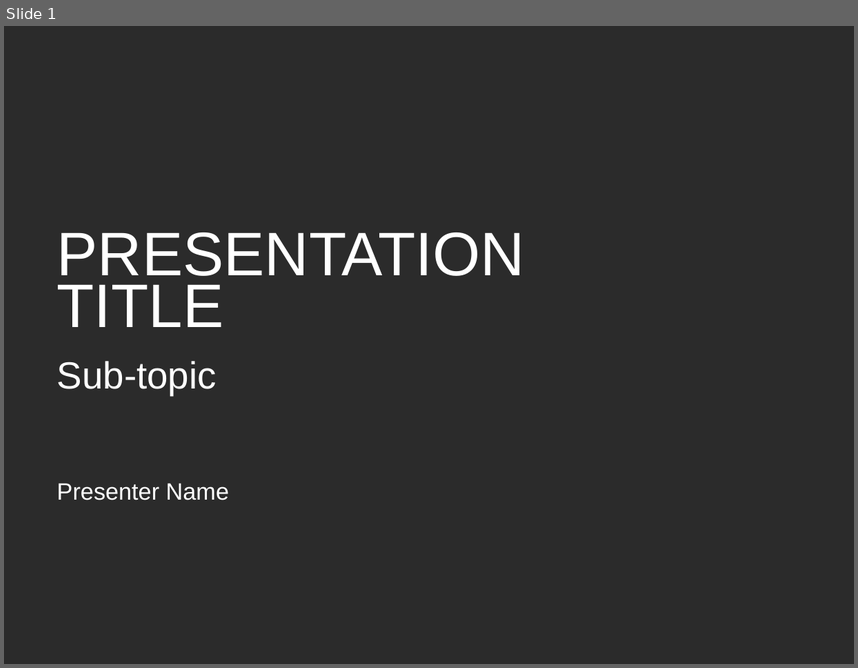
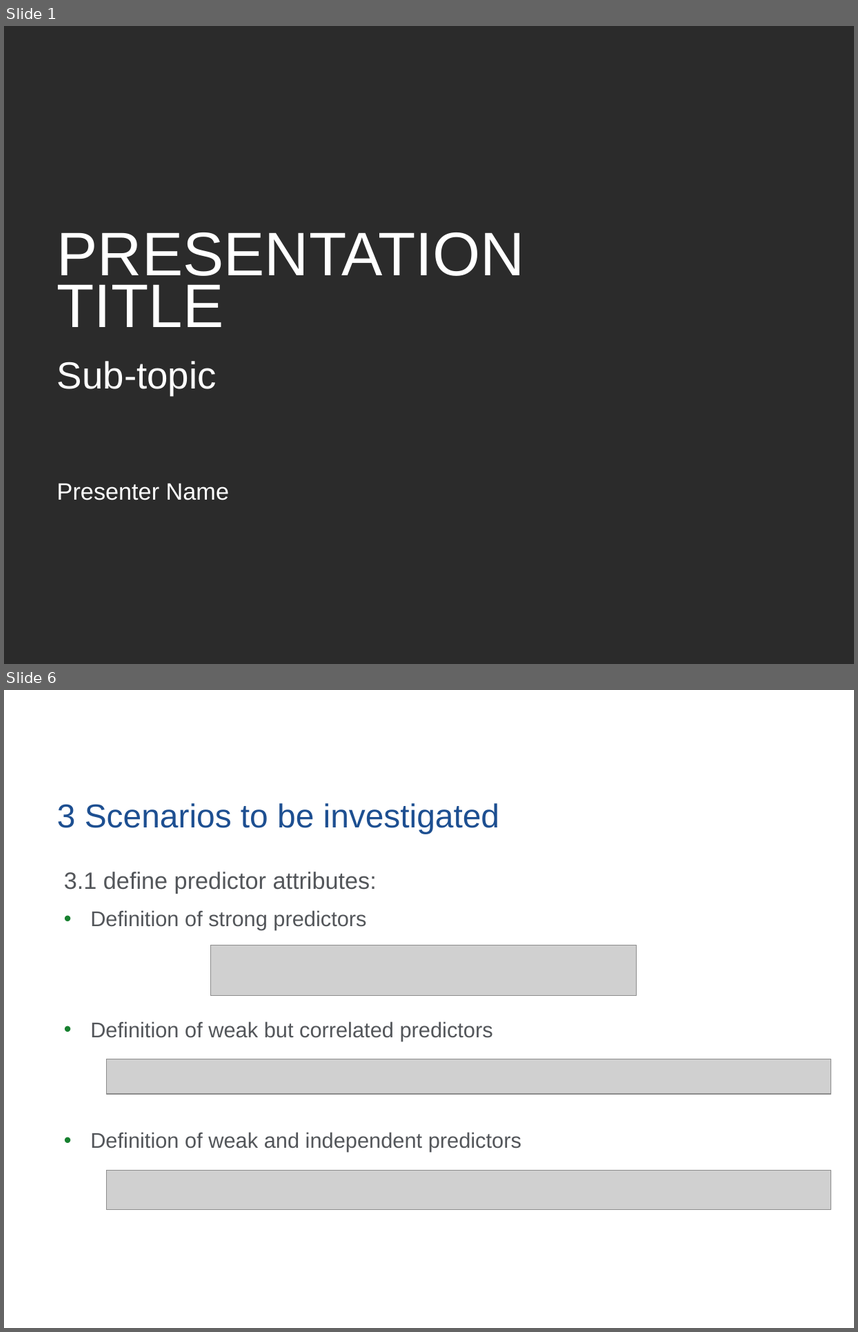
Before and after one commit to yuqimiao/p8160_project1_group7, a slide deck: slide_template/RS11023_Mailman_Standard_Template_12_2018.pptx. Shown one above the other, each under a label of ours: slide 1 before the commit, slides 1 and 6 after it; the slides between them are not shown. The pictures are 858x668 and 858x1332 pixels, drawn with LibreOffice and Linux fonts; fonts in the diff are those of the drawing; grey boxes stand for pictures; background and template pictures are left out; a plain dark background stands for a picture behind light text. Boxes give left, top, right and bottom in pixels: in the first picture for what was removed or moved away, otherwise in the second. Text is boxed around its words. In the diff, an @@ line names an element or a change of style, - is before the commit and + after.

```diff
--- a/slide_template/RS11023_Mailman_Standard_Template_12_2018.pptx
+++ b/slide_template/RS11023_Mailman_Standard_Template_12_2018.pptx
@@ slide 6 added at bbox=[4, 690, 854, 1328], background picture (left out) @@
@@ title added at bbox=[57, 803, 499, 834], 28 pt, text #1D4F91 @@
+3 Scenarios to be investigated
@@ text added at bbox=[64, 871, 522, 1152], 18 pt, text #53565A @@
+3.1 define predictor attributes:
+• Definition of strong predictors
+• Definition of weak but correlated predictors
+• Definition of weak and independent predictors
@@ picture added at bbox=[210, 945, 637, 995] @@
@@ picture added at bbox=[107, 1059, 831, 1094] @@
@@ picture added at bbox=[107, 1170, 831, 1210] @@
@@ page number added at bbox=[593, 1288, 791, 1323], 10 pt, text #FFFFFF @@
+6
```
Also in this commit, not shown: 6 other slides added, 1 slide removed, 2 other files.
